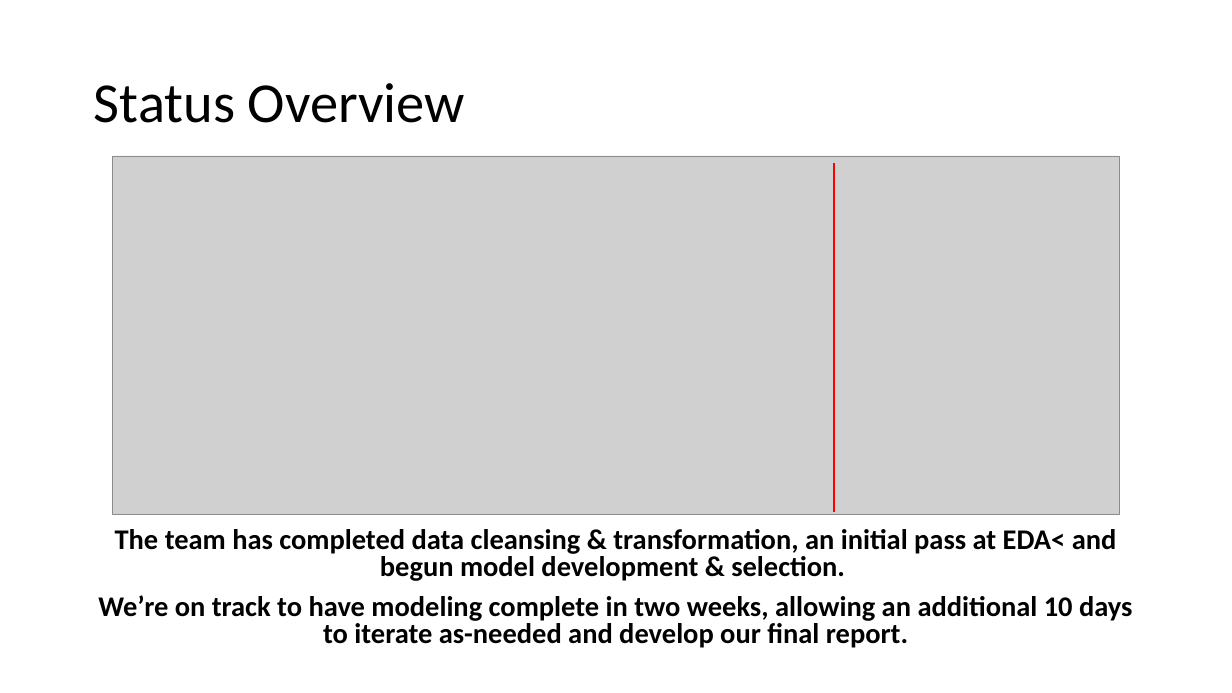
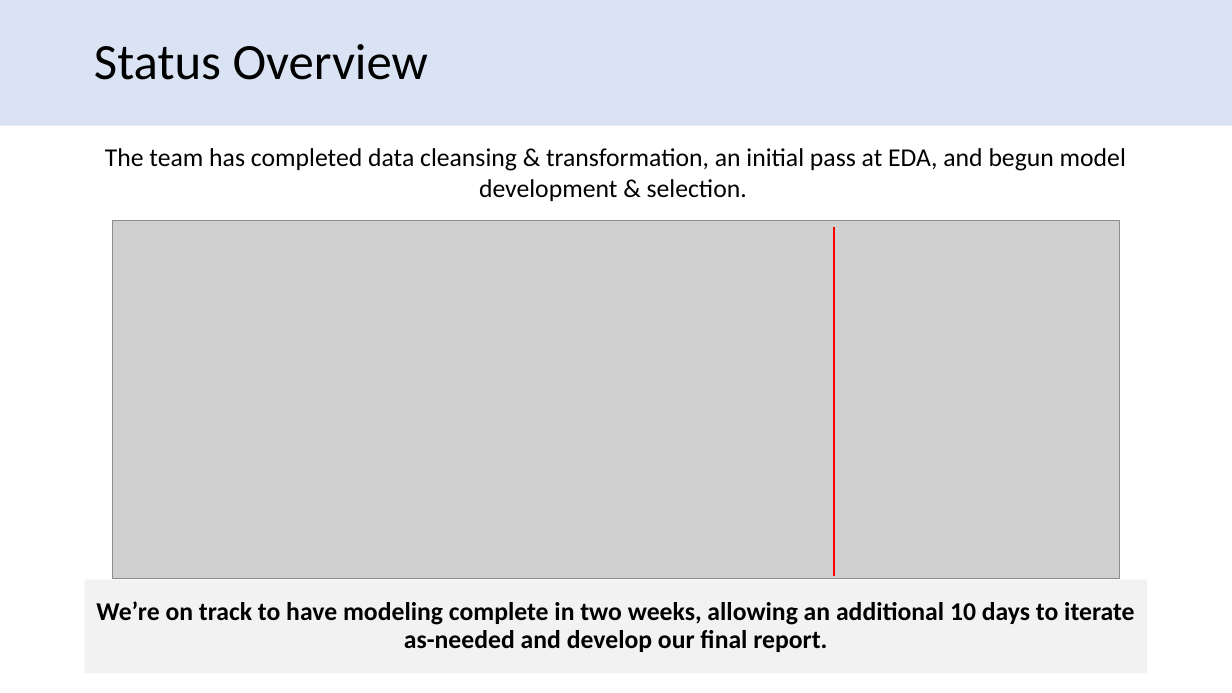
Before and after one commit to david-firrin/Real-Estate-Price-Prediction-With-Income-Tax-Data, a slide deck: slide 10 of Progress Presentation/team48progressreport.pptx. Drawn at 1232x693 pixels with LibreOffice and Linux fonts; fonts in the diff are those of the drawing; grey boxes stand for pictures. Boxes give left, top, right and bottom in pixels: in the first picture for what was removed or moved away, otherwise in the second. Text is boxed around its words. In the diff, an @@ line names an element or a change of style, - is before the commit and + after.

```diff
--- a/Progress Presentation/team48progressreport.pptx
+++ b/Progress Presentation/team48progressreport.pptx
@@ rectangle added at <box>0,0,1232,126</box>, fill #DAE3F3 @@
@@ title "Status Overview": place and size @@
-title "Status Overview" at <box>94,83,465,123</box>
+title "Status Overview" at <box>94,44,428,80</box>
@@ title "Status Overview" at <box>94,44,428,80</box>: size 44 to 39.6 pt @@
@@ text added at <box>105,148,1126,201</box>, 20 pt, text #000000 @@
+The team has completed data cleansing & transformation, an initial pass at EDA, and begun model development & selection.
@@ picture: place and size @@
-picture at <box>112,156,1119,515</box>
+picture at <box>112,220,1119,579</box>
@@ line moved from (835, 164) - (835, 512) to (835, 227) - (835, 576) @@
@@ text in rectangle at <box>115,529,1117,581</box>: paragraph removed @@
-The team has completed data cleansing & transformation, an initial pass at EDA< and begun model development & selection.
@@ rectangle "We’re on track to have ...": place and size @@
-rectangle "We’re on track to have ..." at <box>98,529,1132,648</box>
+rectangle "We’re on track to have ..." at <box>85,579,1148,673</box>
@@ rectangle "We’re on track to have ..." at <box>85,579,1148,673</box>: size 22.2 to 20 pt; line spacing 0.8 to 0.9; fill none to #F2F2F2 @@
```
Also in this commit, not shown: 14 other slides changed, 1 other file.
